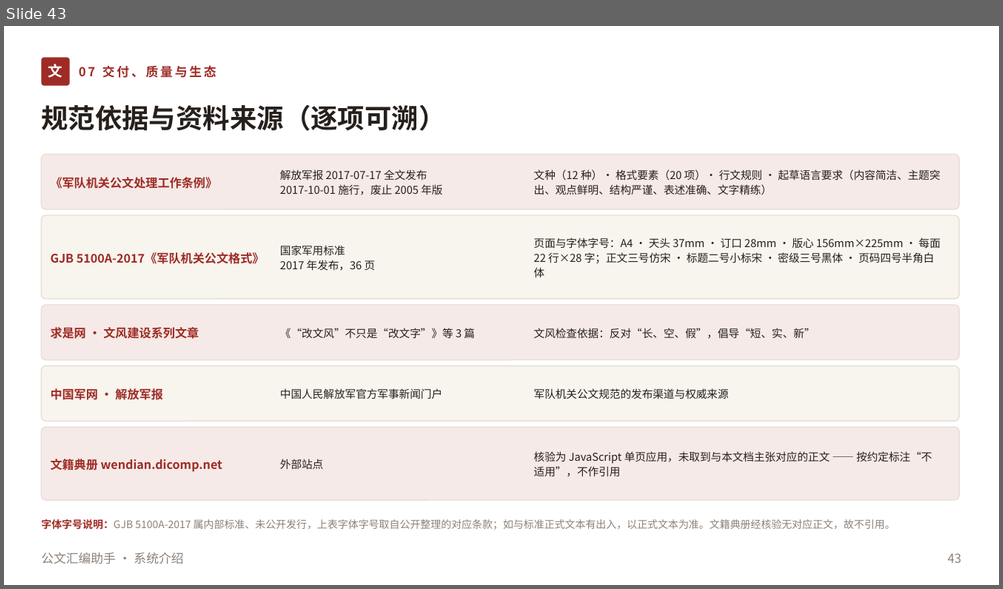
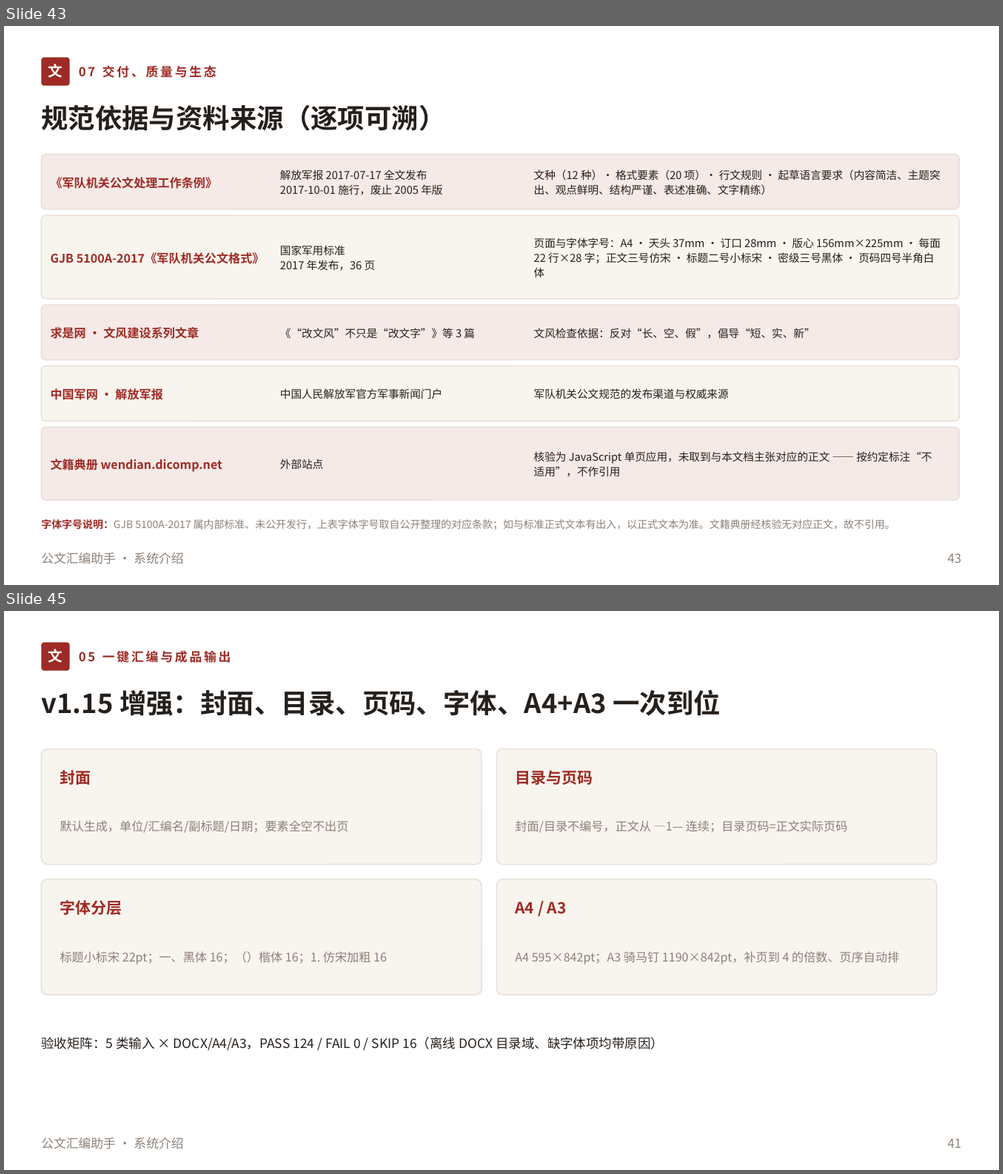
Before and after one commit to lzh745200/gwtool, a slide deck: doc/公文汇编助手-系统介绍.pptx. Shown one above the other, each under a label of ours: slide 43 before the commit, slides 43 and 45 after it; the slides between them are not shown. The pictures are 1003x589 and 1003x1174 pixels, drawn with LibreOffice and Linux fonts; fonts in the diff are those of the drawing. Boxes give left, top, right and bottom in pixels: in the first picture for what was removed or moved away, otherwise in the second. Text is boxed around its words. In the diff, an @@ line names an element or a change of style, - is before the commit and + after.

```diff
--- a/doc/公文汇编助手-系统介绍.pptx
+++ b/doc/公文汇编助手-系统介绍.pptx
@@ slide 45 added at bbox=[4, 611, 999, 1170], background #FFFFFF @@
@@ rounded rectangle added at bbox=[41, 642, 70, 671], fill #9E2B25 @@
@@ text added at bbox=[48, 649, 63, 663], 14 pt, text #FFFFFF, bold @@
+文
@@ text added at bbox=[79, 649, 230, 665], 12 pt, text #9E2B25, bold @@
+05 一键汇编与成品输出
@@ text added at bbox=[41, 689, 720, 716], 26 pt, text #26201C, bold @@
+v1.15 增强：封面、目录、页码、字体、A4+A3 一次到位
@@ rounded rectangle added at bbox=[41, 749, 481, 865], fill #F8F4EE, outline #E7DFD5 1 pt @@
@@ rounded rectangle added at bbox=[496, 749, 936, 865], fill #F8F4EE, outline #E7DFD5 1 pt @@
@@ text added at bbox=[60, 770, 91, 785], 15 pt, text #9E2B25, bold @@
+封面
@@ text added at bbox=[515, 770, 592, 785], 15 pt, text #9E2B25, bold @@
+目录与页码
@@ text added at bbox=[60, 820, 349, 833], 11.5 pt, text #8C8178 @@
+默认生成，单位/汇编名/副标题/日期；要素全空不出页
@@ text added at bbox=[515, 820, 848, 833], 11.5 pt, text #8C8178 @@
+封面/目录不编号，正文从 —1— 连续；目录页码=正文实际页码
@@ rounded rectangle added at bbox=[41, 880, 481, 995], fill #F8F4EE, outline #E7DFD5 1 pt @@
@@ rounded rectangle added at bbox=[496, 880, 936, 995], fill #F8F4EE, outline #E7DFD5 1 pt @@
@@ text added at bbox=[60, 900, 122, 915], 15 pt, text #9E2B25, bold @@
+字体分层
@@ text added at bbox=[515, 902, 566, 914], 15 pt, text #9E2B25, bold @@
+A4 / A3
@@ text added at bbox=[60, 951, 387, 965], 11.5 pt, text #8C8178 @@
+标题小标宋 22pt；一、黑体 16；（）楷体 16；1. 仿宋加粗 16
@@ text added at bbox=[515, 951, 899, 965], 11.5 pt, text #8C8178 @@
+A4 595×842pt；A3 骑马钉 1190×842pt，补页到 4 的倍数、页序自动排
@@ text added at bbox=[41, 1037, 663, 1051], 12.5 pt, text #26201C @@
+验收矩阵：5 类输入 × DOCX/A4/A3，PASS 124 / FAIL 0 / SKIP 16（离线 DOCX 目录域、缺字体项均带原因）
@@ text added at bbox=[41, 1138, 183, 1150], 12 pt, text #8C8178 @@
+公文汇编助手 · 系统介绍
@@ text added at bbox=[948, 1139, 962, 1148], 12 pt, text #8C8178 @@
+41
```
Also in this commit, not shown: 9 slides changed, 2 other slides added, 2 slides removed, 36 other files.
